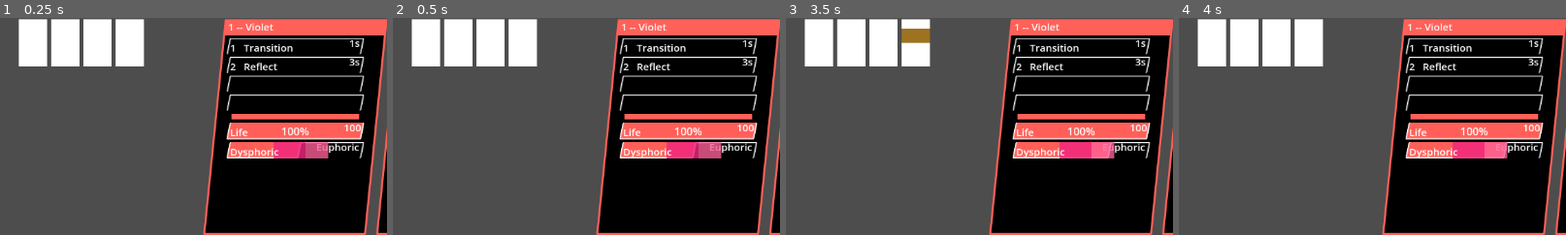
Above: before the commit, frames 1-4 (left to right).
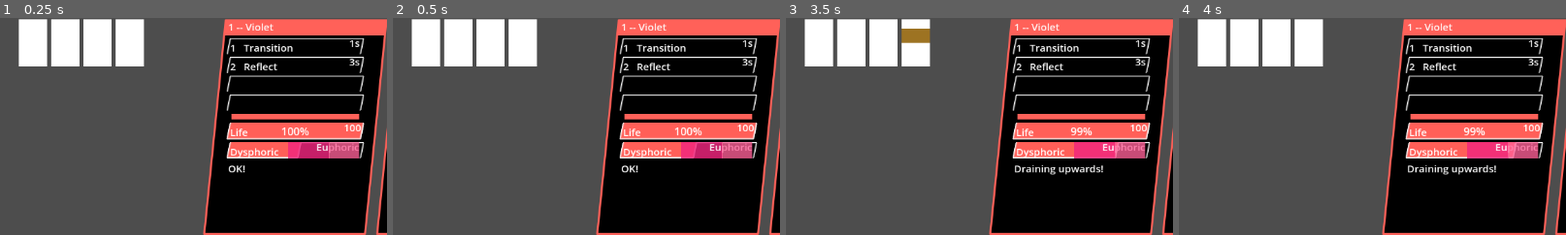
Above: after the commit, the same moments.

Repository: coltonisgod234/Project-KURO-Client
Game: Godot game, scene res://main.tscn
The game is run twice, just before and just after one commit, with the same random seed, the same clock (stepped at 60 frames per second) and the same inputs.
Inputs (mouse positions are % of the whole screen's width and height, from its top left):
- Up to frame 1 (0.25 s): no input
- Up to frame 2 (0.5 s): no input
- Up to frame 3 (3.5 s): move the mouse to (72, 45) at 0.52 s; tap S (Character) at 0.6, 1.55, 2.1, 3.05 s; tap Enter at 1.25 s; move the mouse to (30, 55) at 1.27 s; tap L (Ability) at 1.35 s; move the mouse to (60, 28) at 2.02 s; move the mouse to (45, 70) at 2.77 s; tap D (key0) at 2.85 s
- Up to frame 4 (4 s): move the mouse to (80, 65) at 3.52 s; tap F (key1) at 3.6 s; tap S (Character) at 3.8 s
The pictures show only the part of the screen within x 0-50%, y 0-50%; the shares and areas given below are measured in that part.

The runs differ from the first frame. In frame 1, 1.4% of the frame differs, in the area x 58-93%, y 57-72%; in frame 2, 1.4%; in frame 3, 2.0%, in the area x 59-93%, y 50-73%; in frame 4, 2.0%.

Commit message:
Fixed more stupid bugs with Violet AAAAAAAAAAH

Diff:
--- a/gameplay/mod_characters/violet/violet.gd
+++ b/gameplay/mod_characters/violet/violet.gd
@@ -5,6 +5,8 @@
 @export var default_motivation_spd: float = 0.15
 @export var motivation_speed: float = default_motivation_spd
 @export var life := 100.0
+@export var ReadableStatus: String
+@export var ReadableState: String
 
 @export var STATE_VIOLET_EUPHORIC: float = 1.0
 @export var STATE_VIOLET_DYSPHORIC: float = -1.0
@@ -22,10 +24,12 @@
 func toggle_state():
 	if state == STATE_VIOLET_EUPHORIC:
 		state = STATE_VIOLET_DYSPHORIC
+		ReadableState = "dysphoric"
 		motivation_speed = default_motivation_spd
 
 	elif state == STATE_VIOLET_DYSPHORIC:
 		state = STATE_VIOLET_EUPHORIC
+		ReadableState = "euphoric"
 		motivation_speed = default_motivation_spd
 
 func primary():
@@ -47,13 +51,17 @@
 	pass
 
 func _process(_delta:float):
-	motivation = lerp(motivation, state, motivation_speed * _delta)
-	#motivation += motivation_speed * _delta
-	var missable = motivation <= positive_effect_threshold
-	if missable:
-		$Executor.apply_argument("SetMissable", "missable", missable)
+	#motivation = lerp(motivation, state, motivation_speed * _delta)
+	motivation += sign(state) * motivation_speed * _delta
+	if motivation < negative_effect_threshold:
+		life -= abs(motivation) * multiplication
+		ReadableStatus = "Draining downwards"
+
+	elif motivation > positive_effect_threshold:
+		life -= abs(motivation) * multiplication
+		$Executor.apply_argument("SetMissable", "missable", true)
 		$Executor.apply("SetMissable")
+		ReadableStatus = "Draining upwards"
 
-	if not missable:
-		life -= abs(motivation) * multiplication
-	#print(motivation)
+	else:
+		ReadableStatus = "OK"
--- a/gameplay/mod_characters/violet/violet.tscn
+++ b/gameplay/mod_characters/violet/violet.tscn
@@ -17,6 +17,7 @@
 default_motivation_spd = 0.1
 state = 1.0
 positive_effect_threshold = 0.5
+negative_effect_threshold = -0.1
 sg = NodePath(".")
 export_mode = 1
 
@@ -233,7 +234,7 @@
 layout_mode = 1
 offset_left = 3.0
 offset_top = 3.0
-offset_right = 97.0
+offset_right = 30.0
 offset_bottom = 25.0
 theme = ExtResource("6_c3i78")
 text = "Life"
@@ -273,8 +274,8 @@
 [node name="Stay" type="ColorRect" parent="Panel/HUD/MotivationBar"]
 layout_direction = 2
 layout_mode = 0
-offset_left = 68.0
-offset_right = 116.07
+offset_left = 89.0
+offset_right = 152.0
 offset_bottom = 24.0
 scale = Vector2(0.977655, 0.984694)
 theme = ExtResource("6_c3i78")
@@ -298,7 +299,8 @@
 anchor_right = 1.0
 offset_left = -69.0
 offset_top = -4.0
-offset_bottom = 20.0
+offset_right = -5.0
+offset_bottom = 18.0
 grow_horizontal = 0
 theme = ExtResource("6_c3i78")
 text = "Euphoric"
@@ -306,9 +308,27 @@
 [node name="Nomiss" type="ColorRect" parent="Panel/HUD/MotivationBar"]
 layout_direction = 2
 layout_mode = 0
-offset_left = 115.0
-offset_right = 150.0
+offset_left = 150.0
+offset_right = 196.0
 offset_bottom = 24.0
 scale = Vector2(0.977655, 0.984694)
 theme = ExtResource("6_c3i78")
 color = Color(1, 0.38, 0.597, 0.784314)
+
+[node name="ReadableStatus" type="Label" parent="Panel/HUD" node_paths=PackedStringArray("check", "sg", "export_under")]
+layout_mode = 2
+script = ExtResource("10_tvbvq")
+fstring = "%s!"
+property_name = "ReadableStatus"
+check = NodePath("../../..")
+sg = NodePath("../../..")
+export_under = NodePath("..")
+
+[node name="ReadableState" type="Label" parent="Panel/HUD" node_paths=PackedStringArray("check", "sg", "export_under")]
+layout_mode = 2
+script = ExtResource("10_tvbvq")
+fstring = "Gender %s."
+property_name = "ReadableState"
+check = NodePath("../../..")
+sg = NodePath("../../..")
+export_under = NodePath("..")
